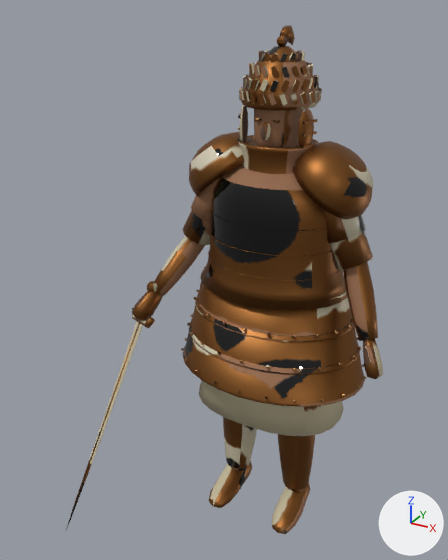
The Blender file Assets/Models/ArtBible/Enemies/Bronze/DendraChampion/DendraChampion.blend, before and after one commit.
One viewpoint serves both versions: a 50 mm lens placed at (0.89, -2.01, 2.0), pointed at (-0.12, -0.17, 1.08). The axes (+X, +Y, +Z) are drawn at lower right. The lights are the same throughout. The first picture is the older version.

Objects in the first picture: 'DendraChampion'.
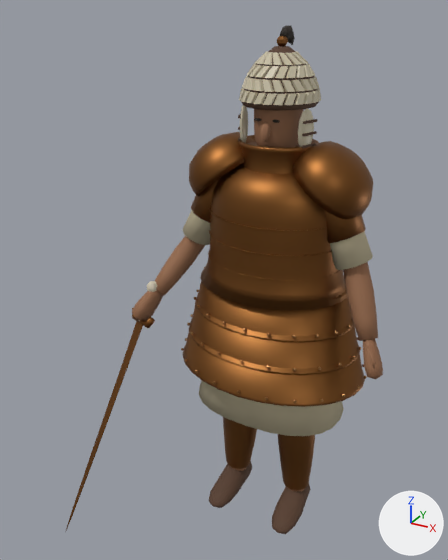
Location of each change, [x1, y1, x2, y2] in pixels of the pictures (448 x 560 px; the box of a moved part takes in the faces that stretch with it):
'DendraChampion', reshaped: before [66, 26, 383, 534]; after [65, 26, 383, 534]
part 1 of me_dendrachampion, moved or reshaped: before [239, 50, 322, 106]; after [239, 51, 321, 105]
part 2 of me_dendrachampion, moved or reshaped: before [74, 323, 140, 507]; after [65, 321, 143, 532]
part 3 of me_dendrachampion, surface changed: [132, 26, 383, 534] in both

What the commit changed:
me_dendrachampion is used by ob_dendrachampion; location (0.0, 0.0, 0.0).
me_dendrachampion had 4837 vertices, 4936 faces and spanned x -0.58..0.49, y -0.66..0.29, z 0.0..1.95.
me_dendrachampion now has 5159 vertices, 5421 faces and spans x -0.58..0.49, y -0.66..0.29, z 0.0..1.95.
me_dendrachampion part 1: 50 vertices moved within x -0.13..0.14, y -0.14..0.15, z 1.72..1.83; 481 vertices removed from x -0.14..0.14, y -0.14..0.15, z 1.71..1.87; 809 vertices added at x -0.14..0.14, y -0.14..0.16, z 1.72..1.87.
me_dendrachampion part 2: 10 vertices removed from x -0.56..-0.43, y -0.62..-0.27, z 0.17..0.89; 12 vertices added at x -0.58..-0.41, y -0.66..-0.27, z 0.07..0.89.
me_dendrachampion part 3: 4260 kept faces spanning x -0.58..0.49, y -0.66..0.29, z 0.0..1.95 get new texture (UV) coordinates.
Other edits to the shape of me_dendrachampion do not show in these pictures.
